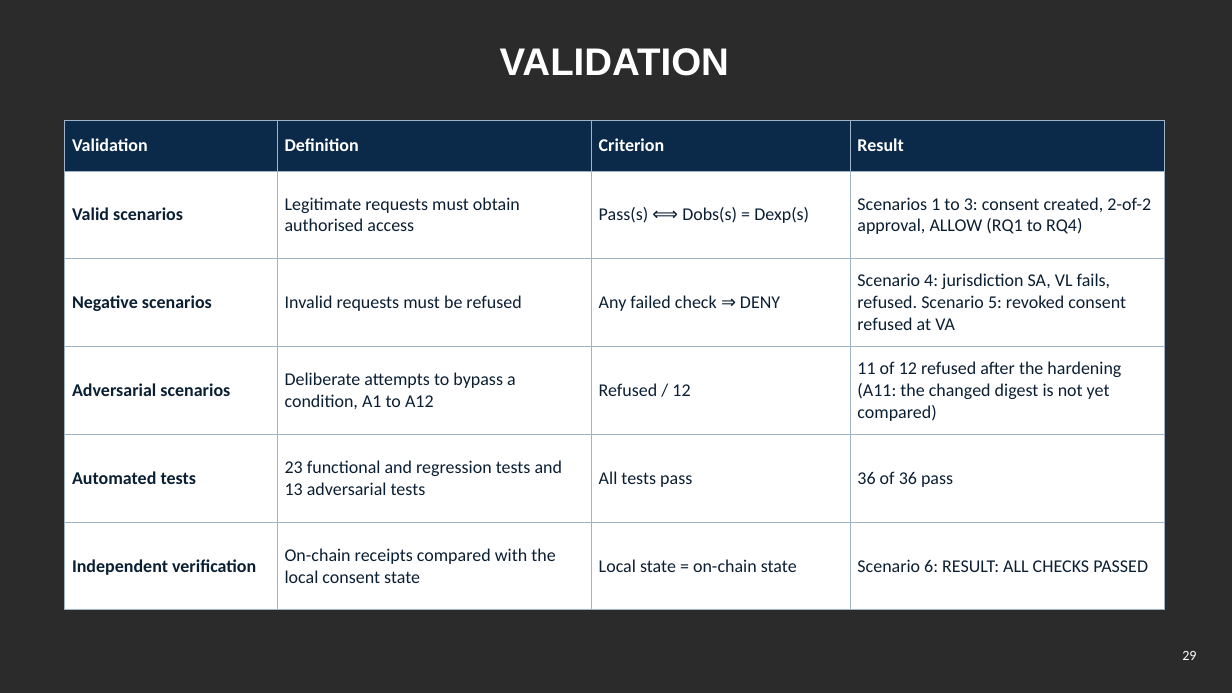
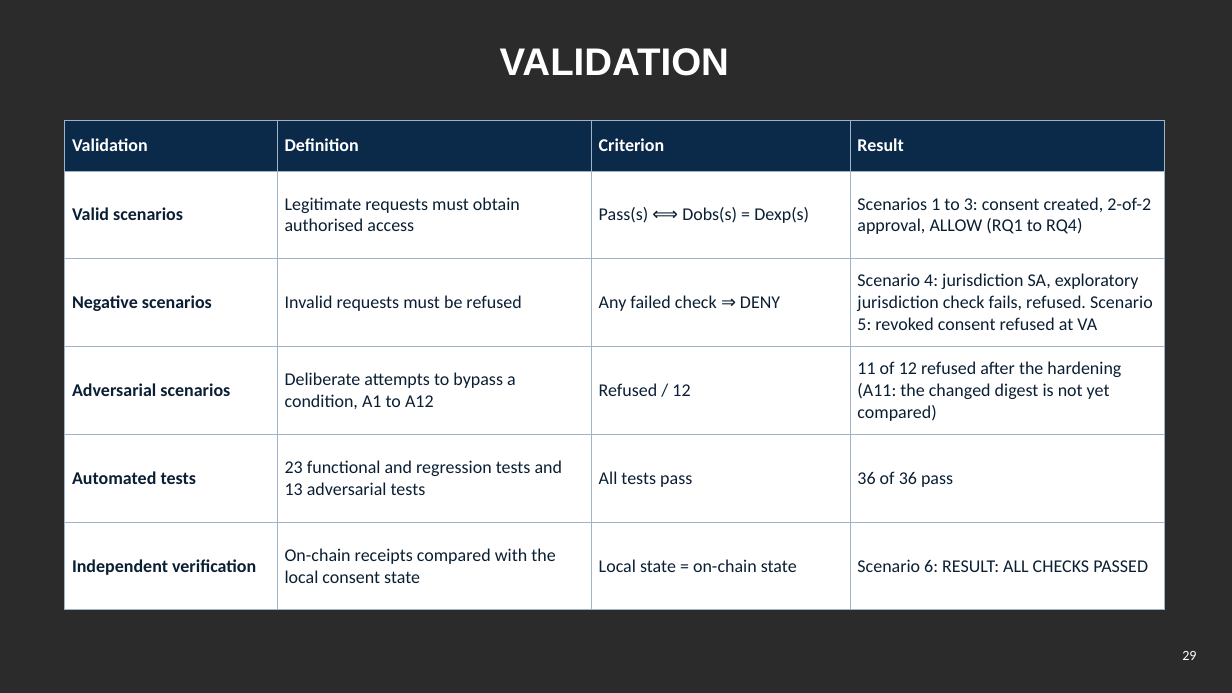
Before and after one commit to yasir12345678900/HealthRWA-Sepolia-Personal-try, a slide deck: slide 29 of docs/Yasir_CA2_Reassessment_Slides.pptx. Drawn at 1232x693 pixels with LibreOffice and Linux fonts; fonts in the diff are those of the drawing; background and template pictures are left out; a plain dark background stands for a picture behind light text. Boxes give left, top, right and bottom in pixels: in the first picture for what was removed or moved away, otherwise in the second. Text is boxed around its words. In the diff, an @@ line names an element or a change of style, - is before the commit and + after.

```diff
--- a/docs/Yasir_CA2_Reassessment_Slides.pptx
+++ b/docs/Yasir_CA2_Reassessment_Slides.pptx
@@ table at (65,120,1165,587) @@
-row 3, column 4: Scenario 4: jurisdiction SA, VL fails, refused. Scenario 5: revoked consent refused at VA
+row 3, column 4: Scenario 4: jurisdiction SA, exploratory jurisdiction check fails, refused. Scenario 5: revoked consent refused at VA
```
Also in this commit, not shown: 12 other slides changed, 16 other files.
